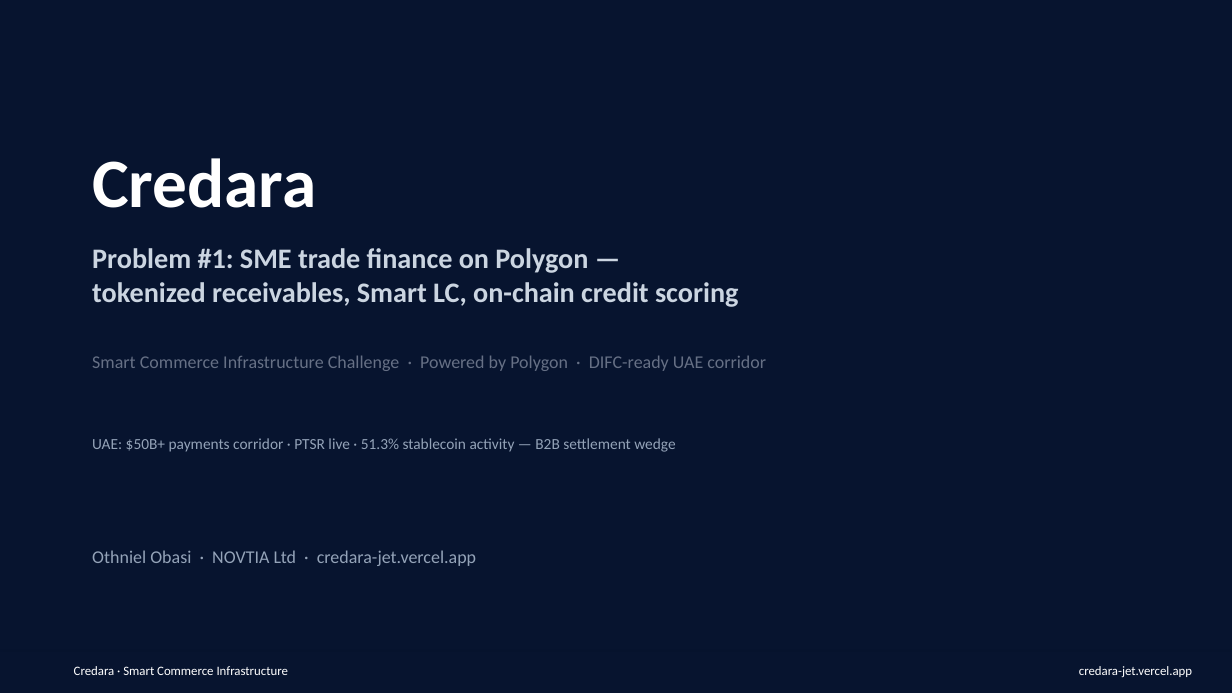
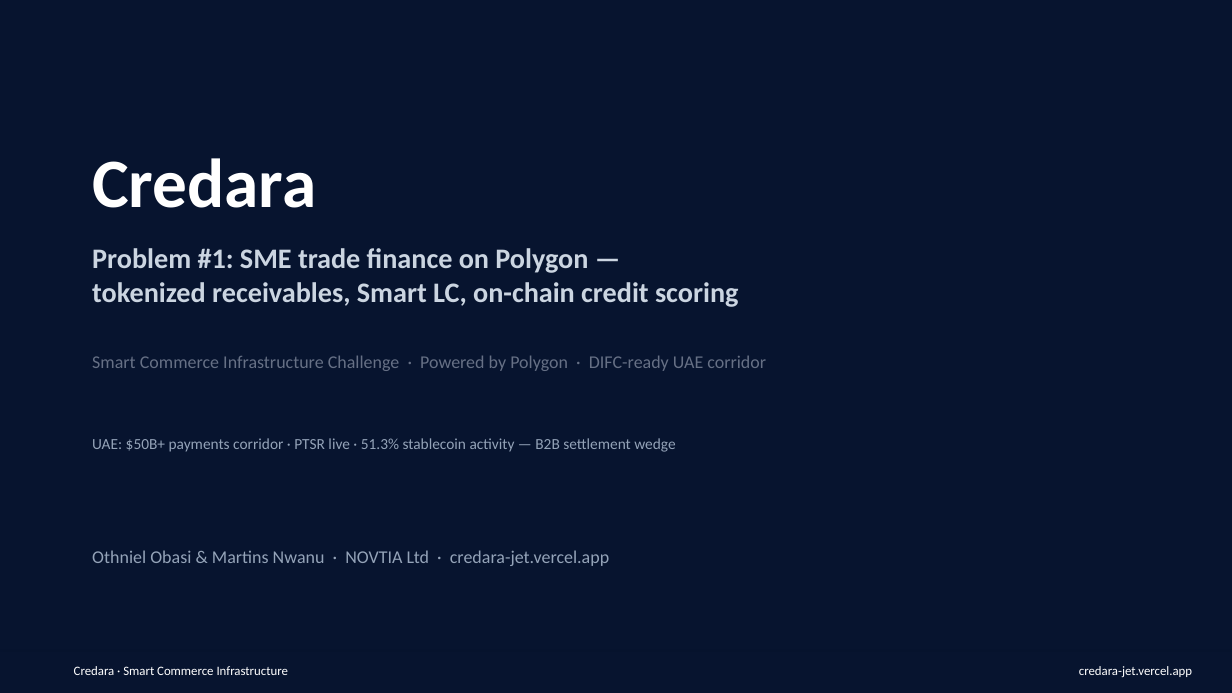
Before and after one commit to othnielObasi/credara, a slide deck: slide 1 of docs/Credara_Pitch_Deck.pptx. Drawn at 1232x693 pixels with LibreOffice and Linux fonts; fonts in the diff are those of the drawing. Boxes give left, top, right and bottom in pixels: in the first picture for what was removed or moved away, otherwise in the second. Text is boxed around its words. In the diff, an @@ line names an element or a change of style, - is before the commit and + after.

Commit message:
Add Martins Nwanu to team pitch and submission materials.
Two-founder team slide in judge and investor decks; SUBMISSION section 1 updated with Creditville IT leadership credentials.

```diff
--- a/docs/Credara_Pitch_Deck.pptx
+++ b/docs/Credara_Pitch_Deck.pptx
@@ text at (x1=92, y1=550, x2=609, y2=566): text changed @@
-Othniel Obasi · NOVTIA Ltd · credara-jet.vercel.app
+Othniel Obasi & Martins Nwanu · NOVTIA Ltd · credara-jet.vercel.app
```
Also in this commit, not shown: 1 other slide changed, 3 other files.
